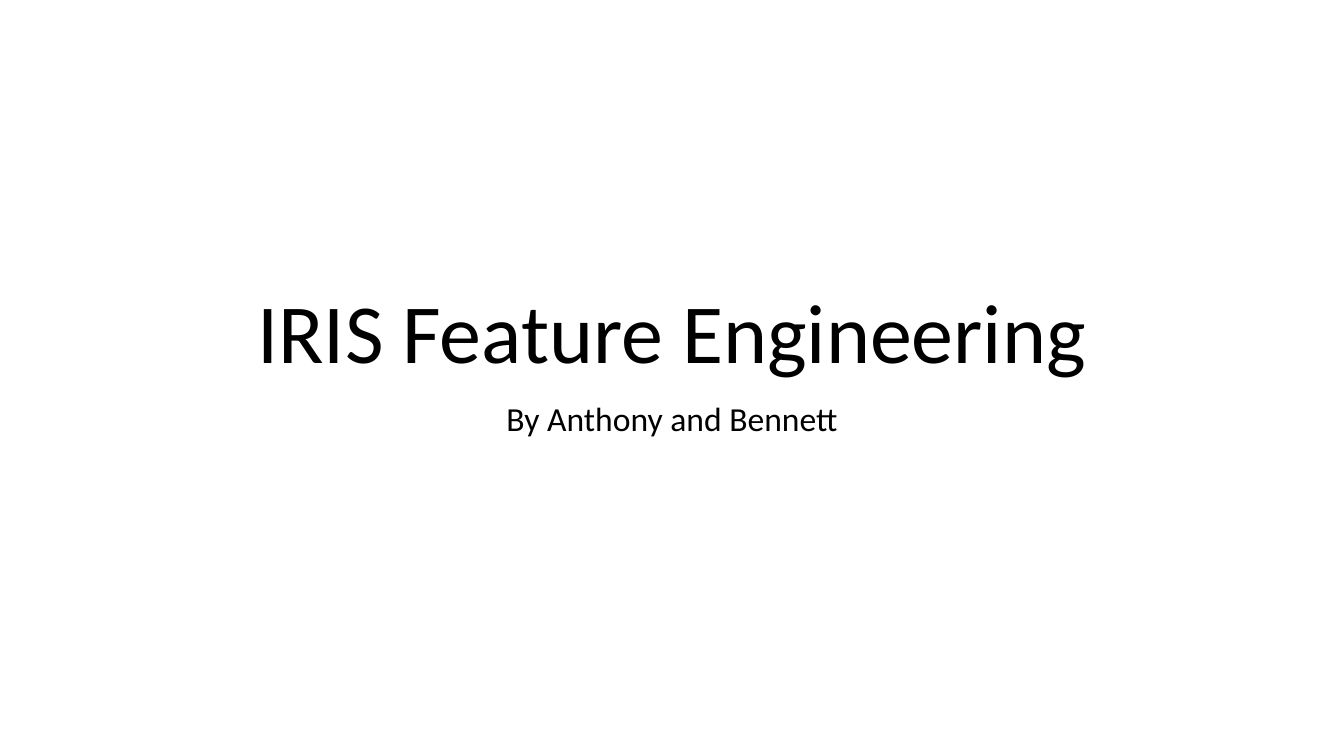
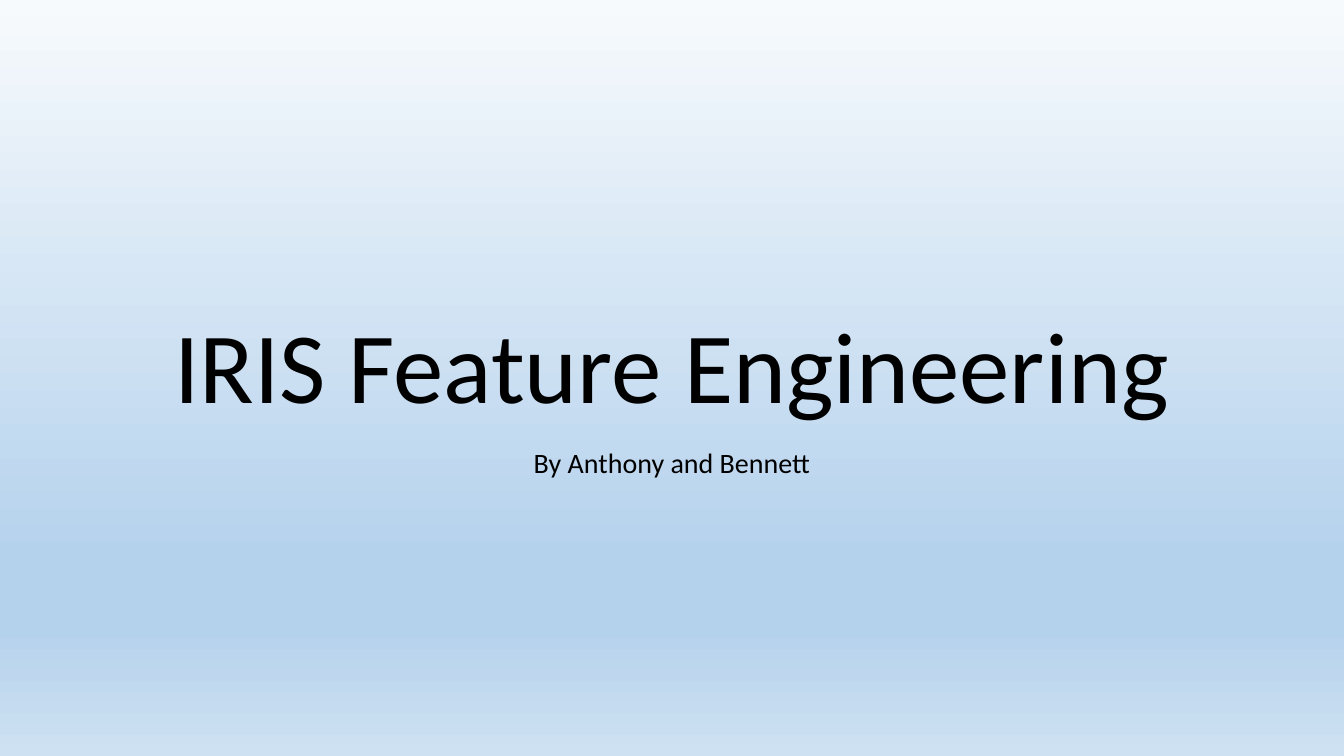
Before and after one commit to anthony-t123/6140Project, a slide deck: slide 1 of pitch slides.PPTX. Drawn at 1344x756 pixels with LibreOffice and Linux fonts; fonts in the diff are those of the drawing. Boxes give left, top, right and bottom in pixels: in the first picture for what was removed or moved away, otherwise in the second. Text is boxed around its words. In the diff, an @@ line names an element or a change of style, - is before the commit and + after.

Commit message:
Add images, styling, and a few small edits to pitch ppt

```diff
--- a/pitch slides.PPTX
+++ b/pitch slides.PPTX
@@ background #FFFFFF to gradient #F7FAFD to #B5D2EC to #CEE1F2 @@
@@ title "IRIS Feature Engineering": place and size @@
-title "IRIS Feature Engineering" at [257,305,1086,378]
+title "IRIS Feature Engineering" at [174,333,1168,421]
@@ title "IRIS Feature Engineering" at [174,333,1168,421]: size 60 to 72 pt @@
@@ subtitle "By Anthony and Bennett": place and size @@
-subtitle "By Anthony and Bennett" at [506,407,837,437]
+subtitle "By Anthony and Bennett" at [534,453,810,478]
@@ subtitle "By Anthony and Bennett" at [534,453,810,478]: size 24 to 20 pt @@
```
Also in this commit, not shown: 3 other slides changed.
